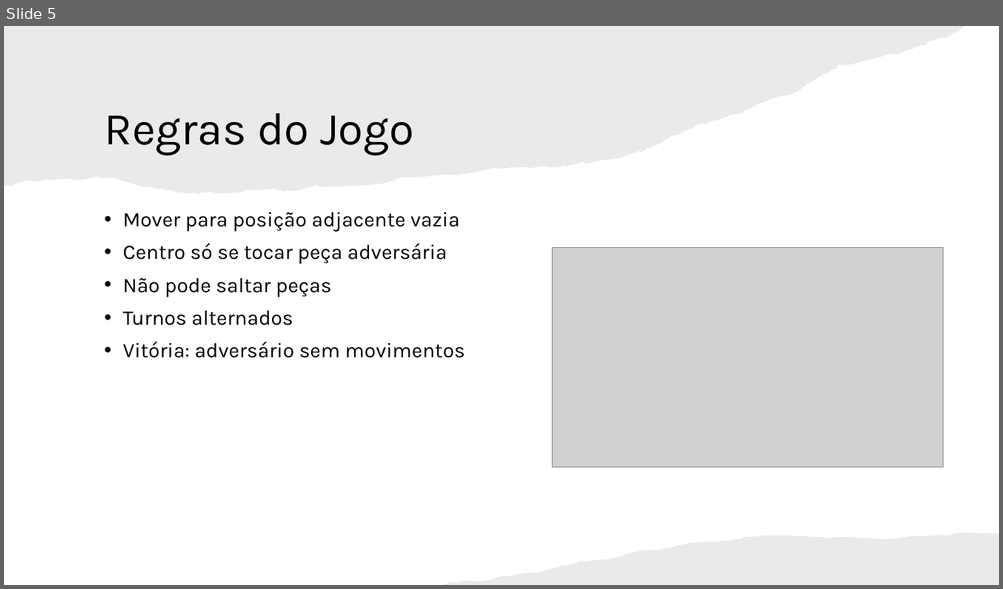
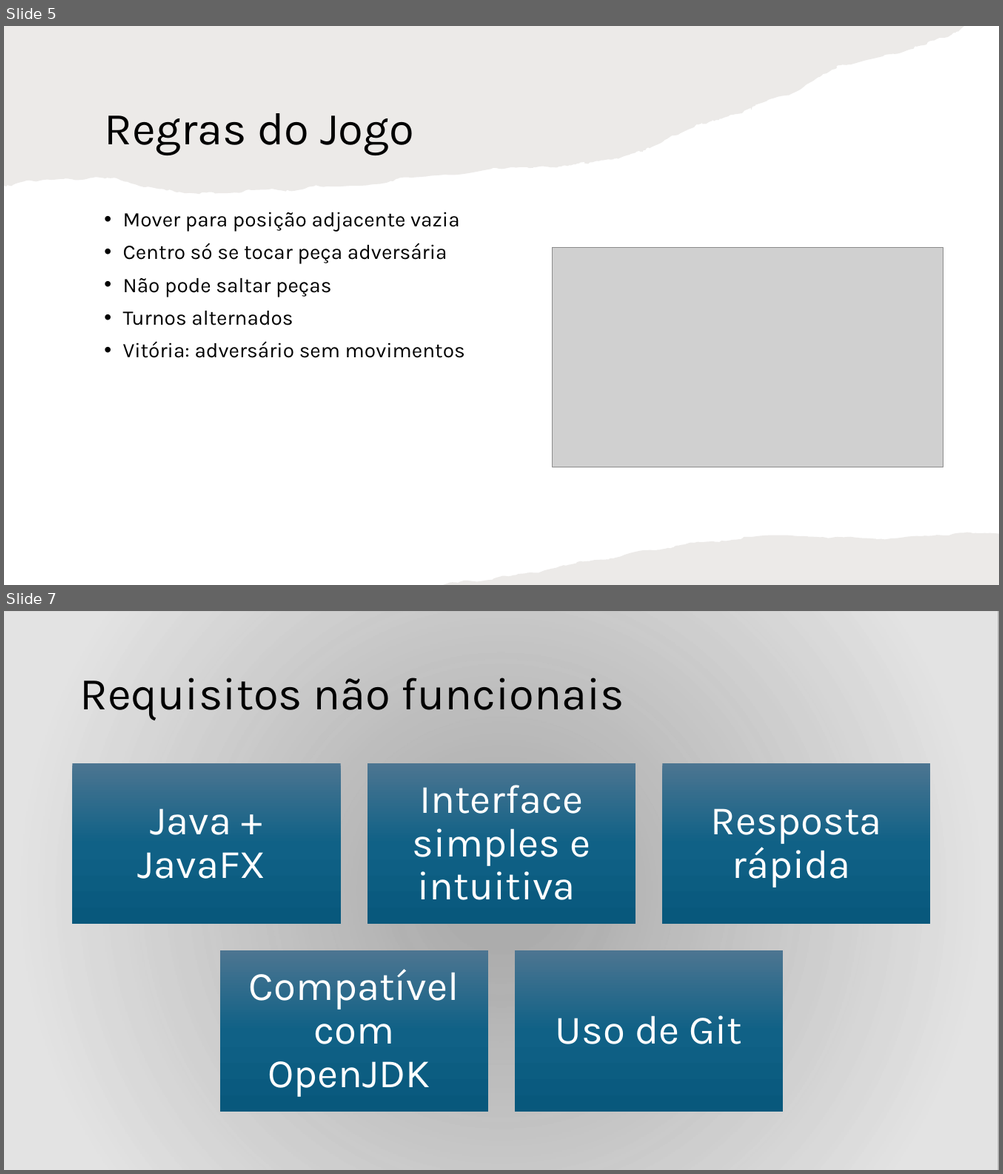
Before and after one commit to patorishia/Mu-Torere, a slide deck: Presentation.pptx. Shown one above the other, each under a label of ours: slide 5 before the commit, slides 5 and 7 after it; the slides between them are not shown. The pictures are 1003x589 and 1003x1174 pixels, drawn with LibreOffice and Linux fonts; fonts in the diff are those of the drawing; grey boxes stand for pictures; background and template pictures are left out; a plain dark background stands for a picture behind light text. Boxes give left, top, right and bottom in pixels: in the first picture for what was removed or moved away, otherwise in the second. Text is boxed around its words. In the diff, an @@ line names an element or a change of style, - is before the commit and + after.

```diff
--- a/Presentation.pptx
+++ b/Presentation.pptx
@@ slide 7 added at bbox=[4, 611, 999, 1170], background picture (left out) @@
@@ rectangle added at bbox=[4, 611, 999, 1170], fill gradient #E8E8E8 @@
@@ title added at bbox=[79, 678, 624, 721], 44 pt, text #000000 @@
+Requisitos não funcionais
@@ group added at bbox=[73, 763, 930, 1113]: 5 rectangles, 5 texts @@
+Java + JavaFX
+Interface simples e intuitiva
+Resposta rápida
+Compatível com OpenJDK
+Uso de Git
```
Also in this commit, not shown: 2 slides changed, 3 other slides added, 1 slide removed.
